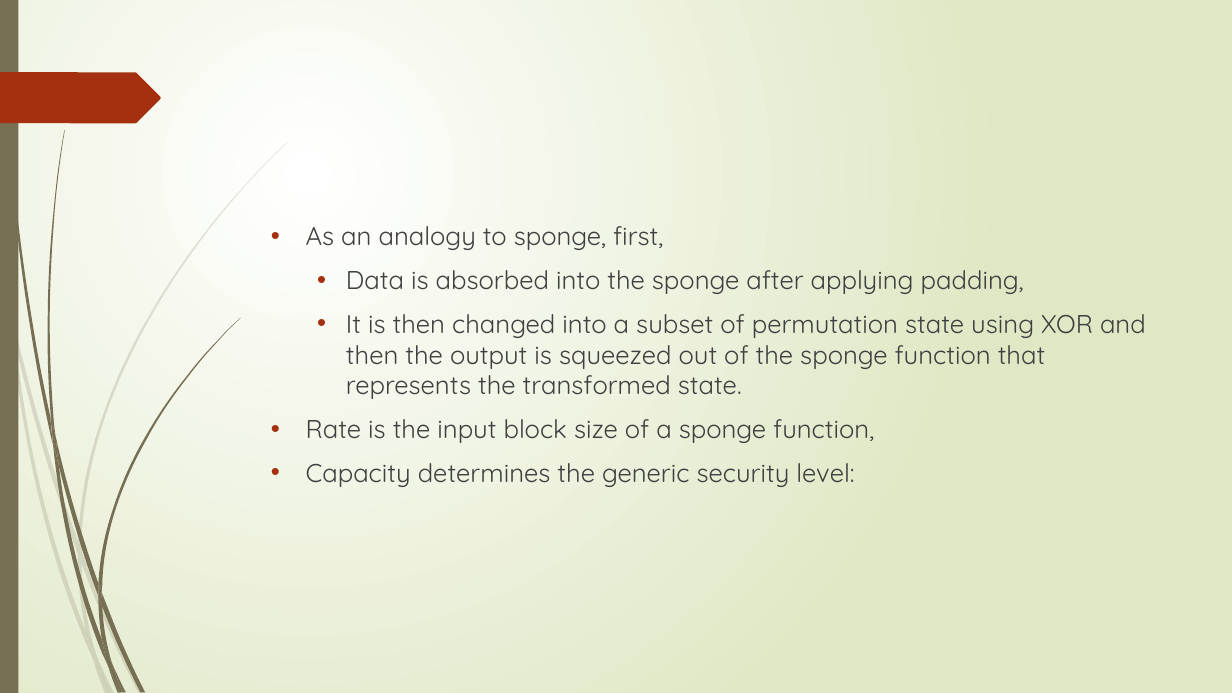
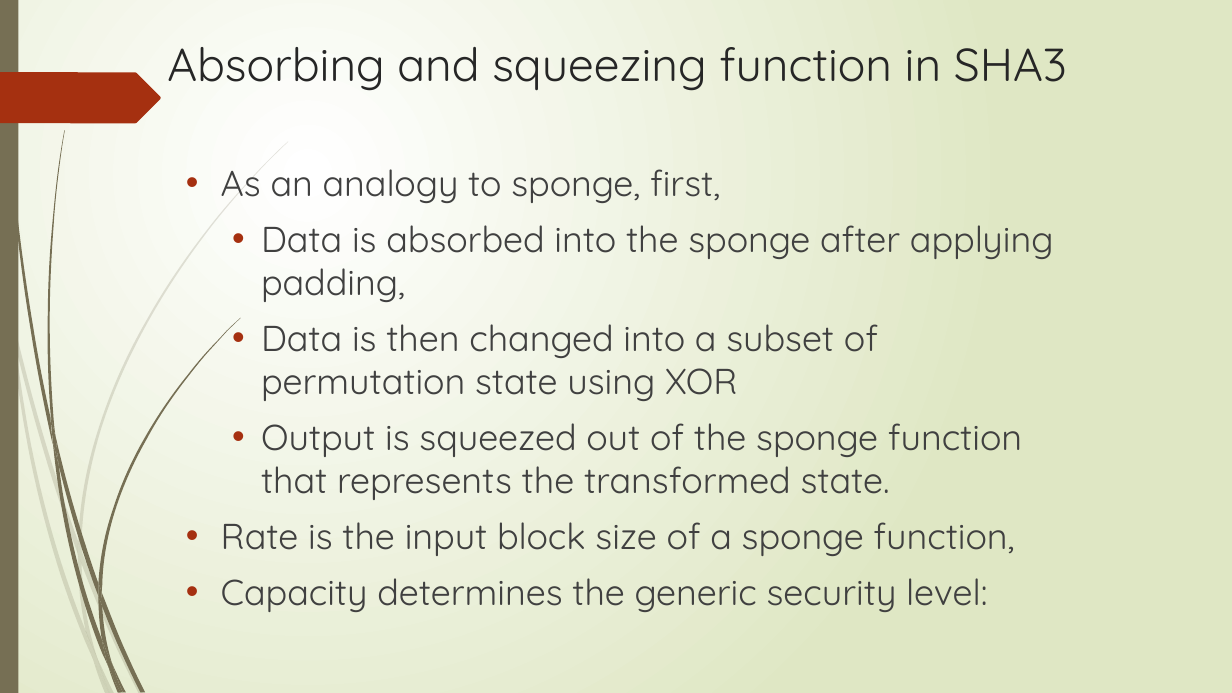
Before and after one commit to sanjayshimoga/nmit-blockchain-DApps, a slide deck: slide 78 of Hash functions.pptx. Drawn at 1232x693 pixels with LibreOffice and Linux fonts; fonts in the diff are those of the drawing. Boxes give left, top, right and bottom in pixels: in the first picture for what was removed or moved away, otherwise in the second. Text is boxed around its words. In the diff, an @@ line names an element or a change of style, - is before the commit and + after.

```diff
--- a/Hash functions.pptx
+++ b/Hash functions.pptx
@@ title added at box(167, 47, 1067, 91), 36 pt, text #262626 @@
+Absorbing and squeezing function in SHA3
@@ text "As an analogy to sponge, ...": place and size @@
-text "As an analogy to sponge, ..." at box(306, 226, 1146, 487)
+text "As an analogy to sponge, ..." at box(221, 169, 1054, 612)
@@ text at box(221, 169, 1054, 612): size 20 to 28 pt in "As an analogy to sponge, first,", "Data is absorbed into the sponge after ...", "Rate is the input block size of ...", "Capacity determines the generic security level:" @@
@@ text at box(261, 324, 1022, 500): text changed; size 20 to 28 pt @@
-  • It is then changed into a subset of permutation state using XOR and then the output is squeezed out of the sponge function that represents the transformed state.
+  • Data is then changed into a subset of permutation state using XOR
+  • Output is squeezed out of the sponge function that represents the transformed state.
```
Also in this commit, not shown: 23 other slides changed, 2 slides added, 1 slide removed, 2 other files.
